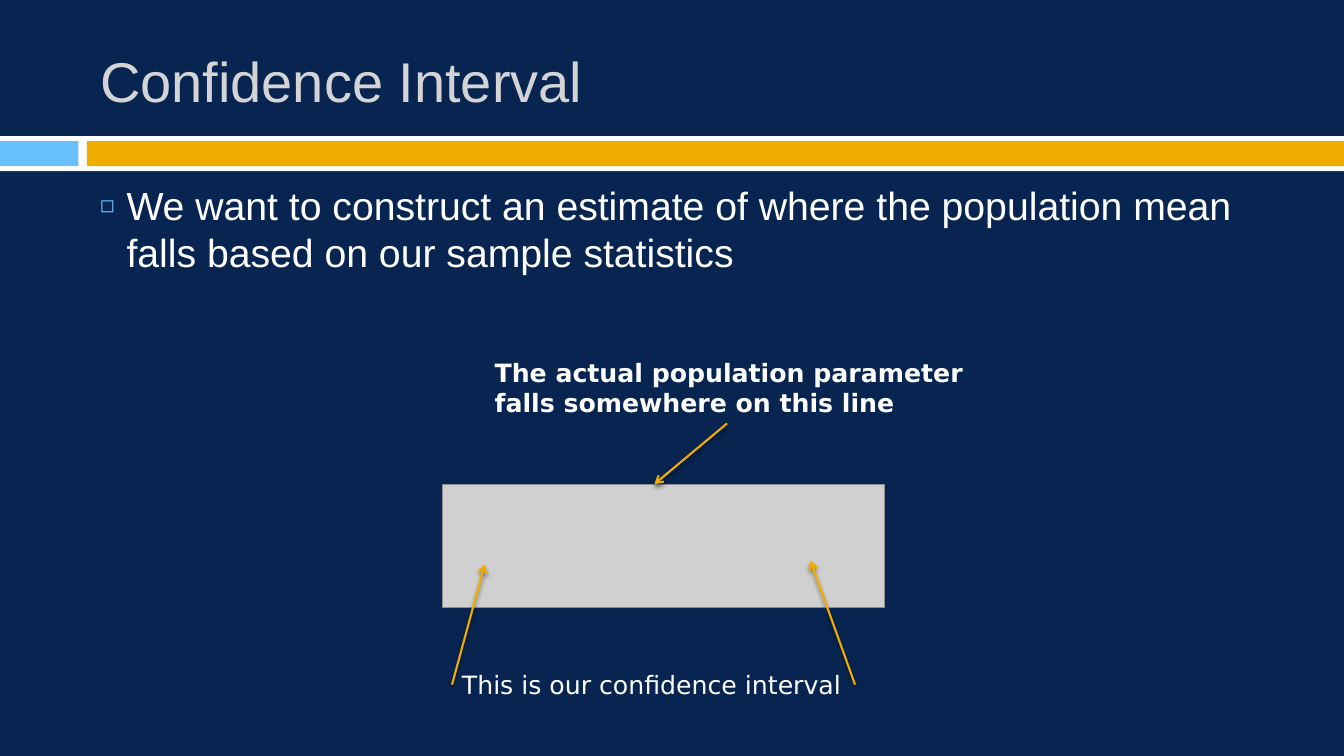
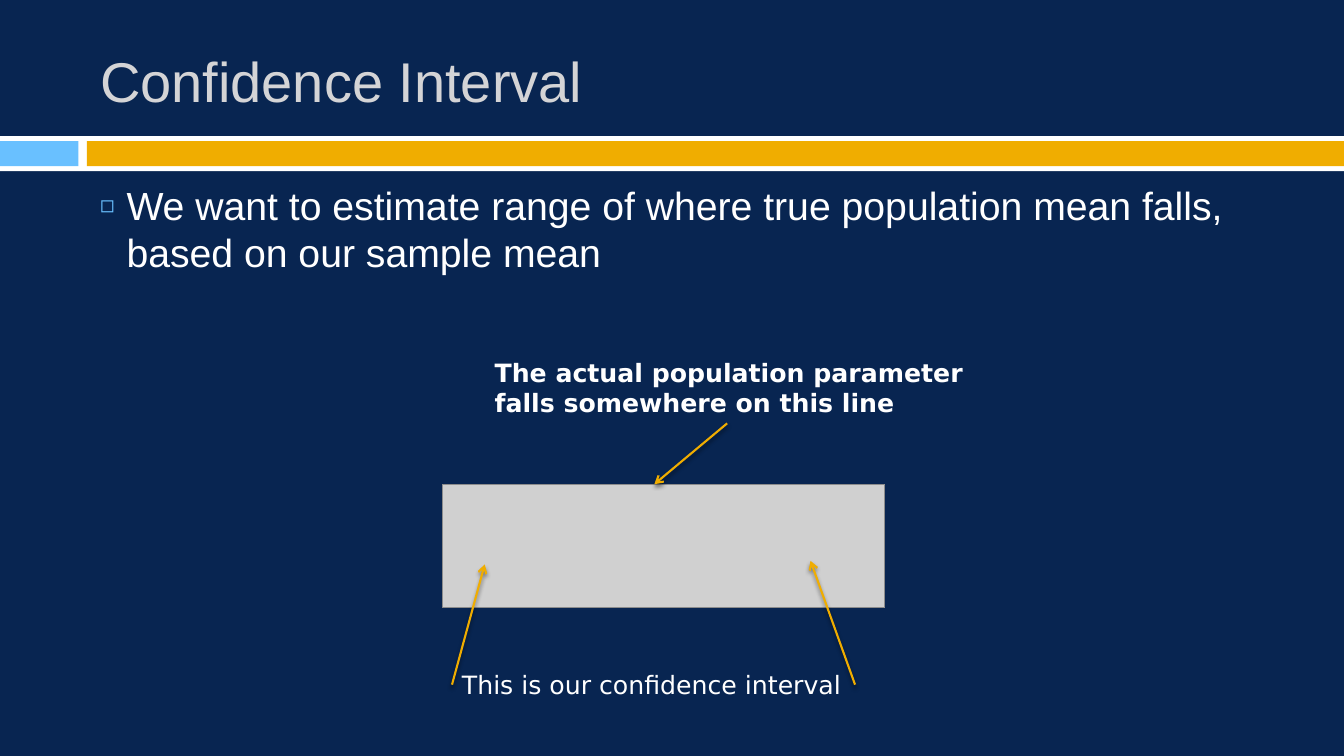
Before and after one commit to burrelvannjr/gradstats_csuf, a slide deck: slide 8 of ppts/4_estimation.pptx. Drawn at 1344x756 pixels with LibreOffice and Linux fonts; fonts in the diff are those of the drawing; grey boxes stand for pictures. Boxes give left, top, right and bottom in pixels: in the first picture for what was removed or moved away, otherwise in the second. Text is boxed around its words. In the diff, an @@ line names an element or a change of style, - is before the commit and + after.

```diff
--- a/ppts/4_estimation.pptx
+++ b/ppts/4_estimation.pptx
@@ text at bbox=[127, 191, 1222, 275]: text changed @@
-◻ We want to construct an estimate of where the population mean falls based on our sample statistics
+◻ We want to estimate range of where true population mean falls, based on our sample mean
```
Also in this commit, not shown: 4 other slides changed, 1 slide removed, 12 other files.
